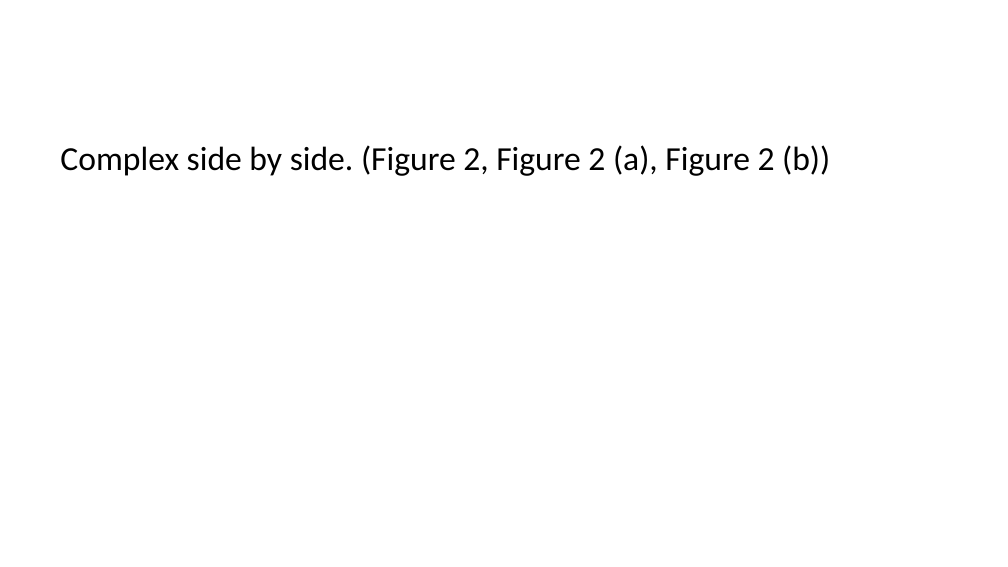
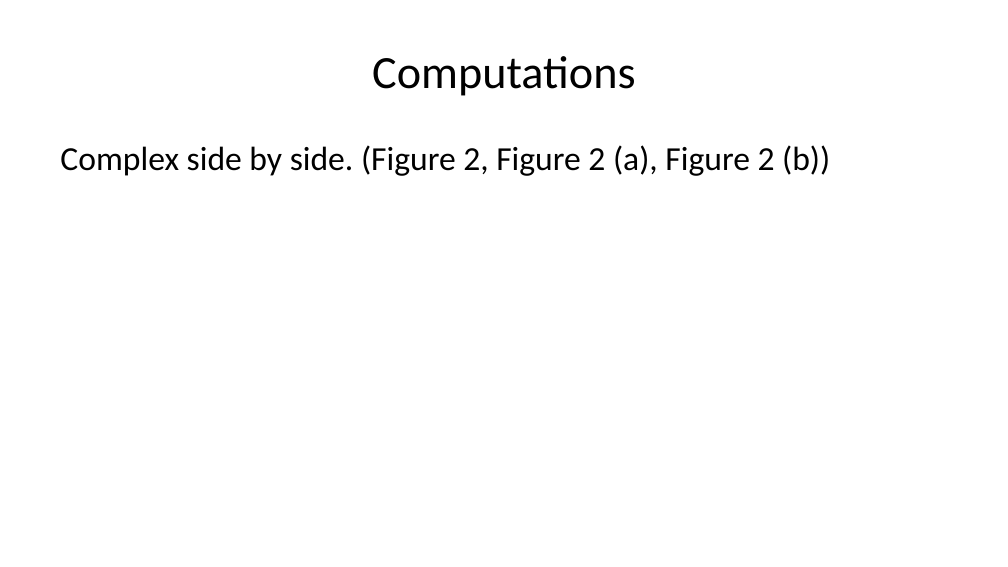
Before and after one commit to sun123zxy/sunquartex, a slide deck: slide 13 of examples/enpre.pptx (slide 20 before the commit). Drawn at 1008x567 pixels with LibreOffice and Linux fonts; fonts in the diff are those of the drawing. Boxes give left, top, right and bottom in pixels: in the first picture for what was removed or moved away, otherwise in the second. Text is boxed around its words. In the diff, an @@ line names an element or a change of style, - is before the commit and + after.

```diff
--- a/examples/enpre.pptx
+++ b/examples/enpre.pptx
@@ title added at <box>372,56,635,96</box>, 33 pt, text #000000 @@
+Computations
```
Also in this commit, not shown: 7 other slides changed, 8 slides removed, 27 other files.
